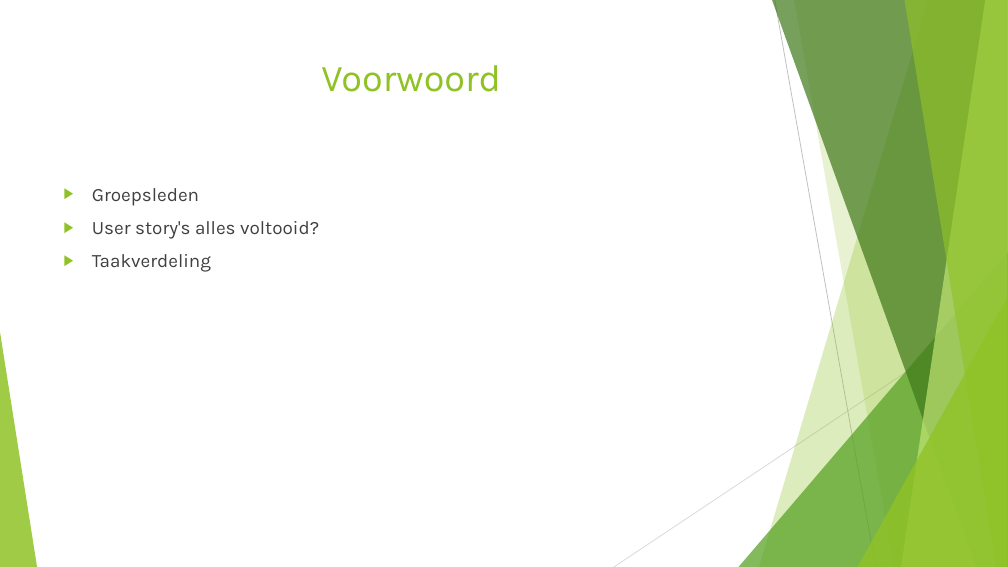
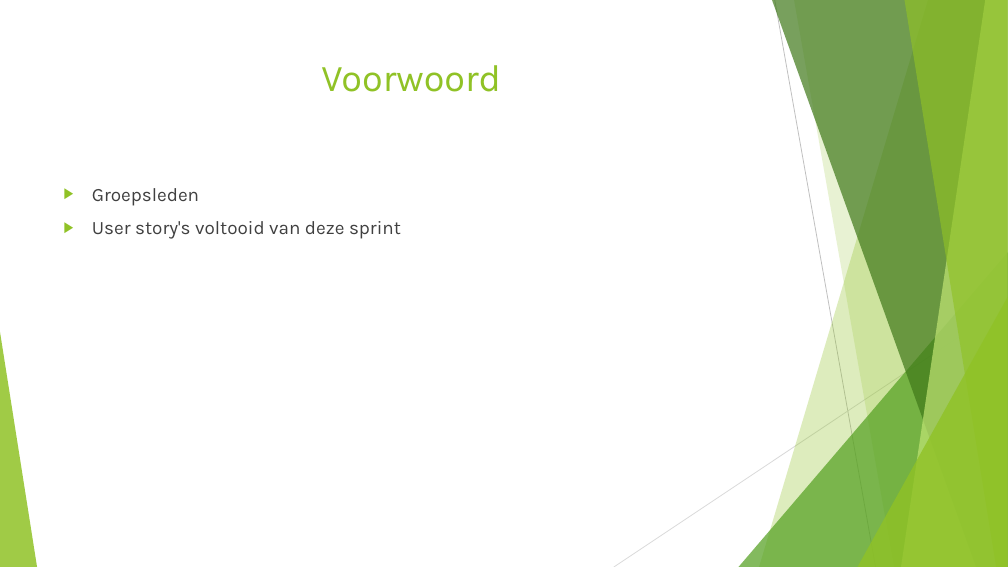
Before and after one commit to MennovanderKrift/vlambeer, a slide deck: slide 3 of presentatie_oplevering.pptx. Drawn at 1008x567 pixels with LibreOffice and Linux fonts; fonts in the diff are those of the drawing. Boxes give left, top, right and bottom in pixels: in the first picture for what was removed or moved away, otherwise in the second. Text is boxed around its words. In the diff, an @@ line names an element or a change of style, - is before the commit and + after.

Commit message:
jkl

```diff
--- a/presentatie_oplevering.pptx
+++ b/presentatie_oplevering.pptx
@@ text at [92,221,401,239]: text changed @@
-▶ User story's alles voltooid?
-▶ Taakverdeling
+▶ User story's voltooid van deze sprint
```
